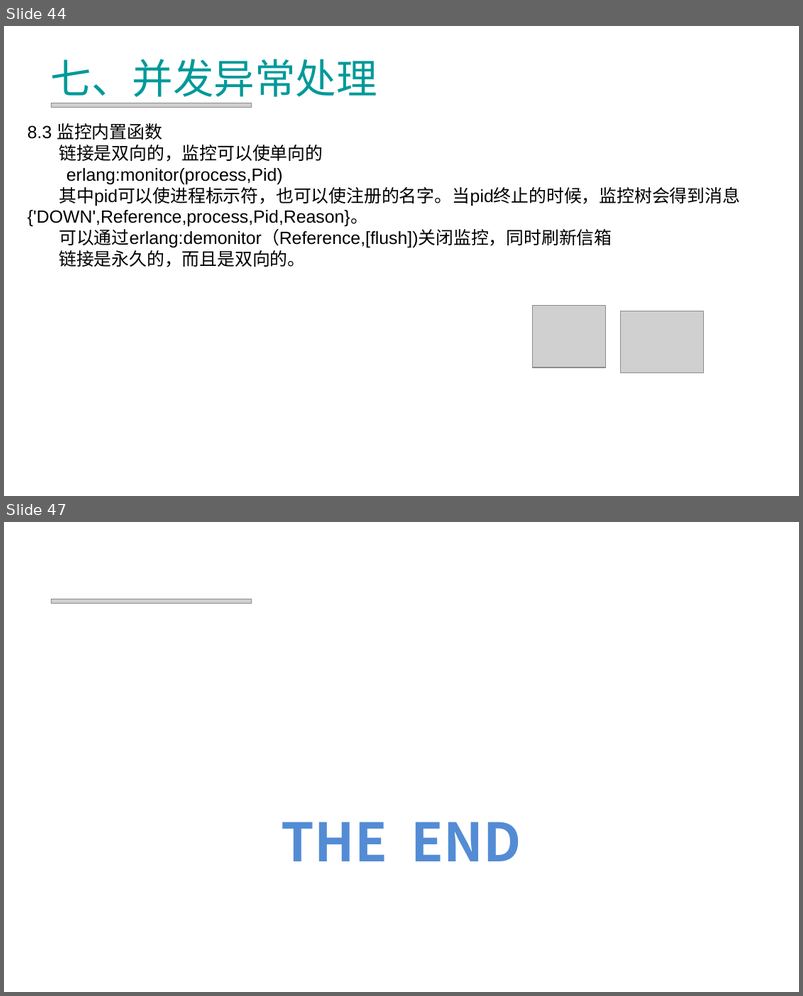
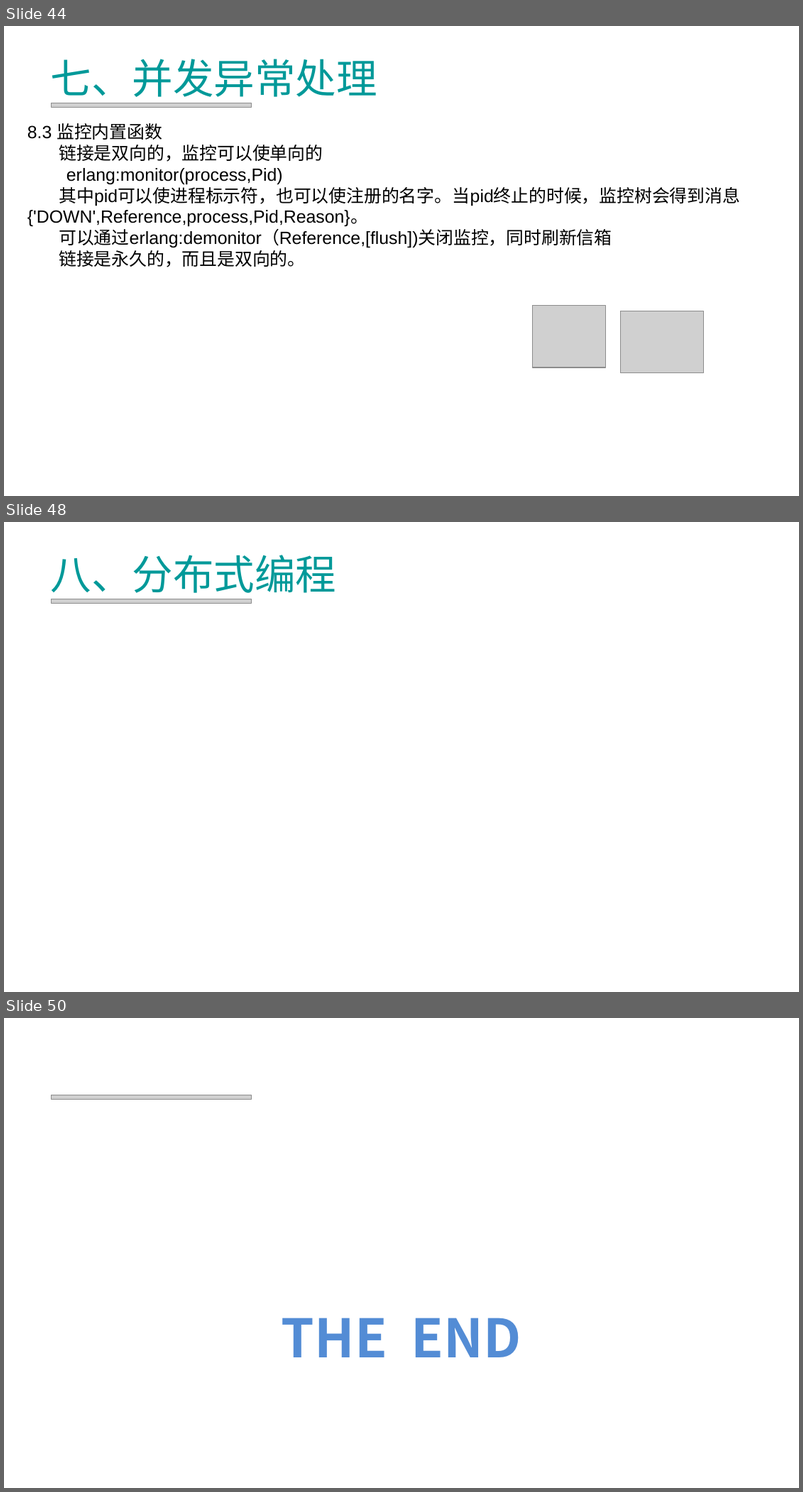
Before and after one commit to RockeyHoo/erlang, a slide deck: common/src/Erlang.ppt. Shown one above the other, each under a label of ours: slides 44 and 47 before the commit, slides 44, 48 and 50 after it; the slides between them are not shown. The pictures are 803x996 and 803x1492 pixels, drawn with LibreOffice and Linux fonts; fonts in the diff are those of the drawing; grey boxes stand for pictures; background and template pictures are left out. Boxes give left, top, right and bottom in pixels: in the first picture for what was removed or moved away, otherwise in the second. Text is boxed around its words. In the diff, an @@ line names an element or a change of style, - is before the commit and + after.

```diff
--- a/common/src/Erlang.ppt
+++ b/common/src/Erlang.ppt
@@ slide 48 added at (4,522,799,992), background picture (left out) @@
@@ title added at (51,555,336,600), 37 pt, text #009999 @@
+八、分布式编程
@@ picture added at (51,599,251,603) @@
@@ what was slide 47 is now slide 50 @@
```
Also in this commit, not shown: 1 slide changed, 3 other slides added, 1 slide removed.
